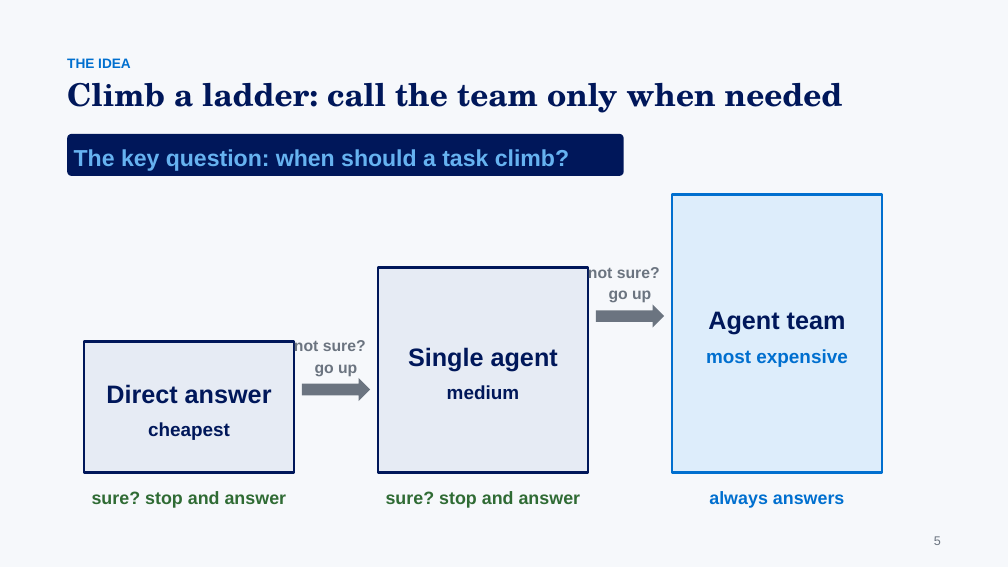
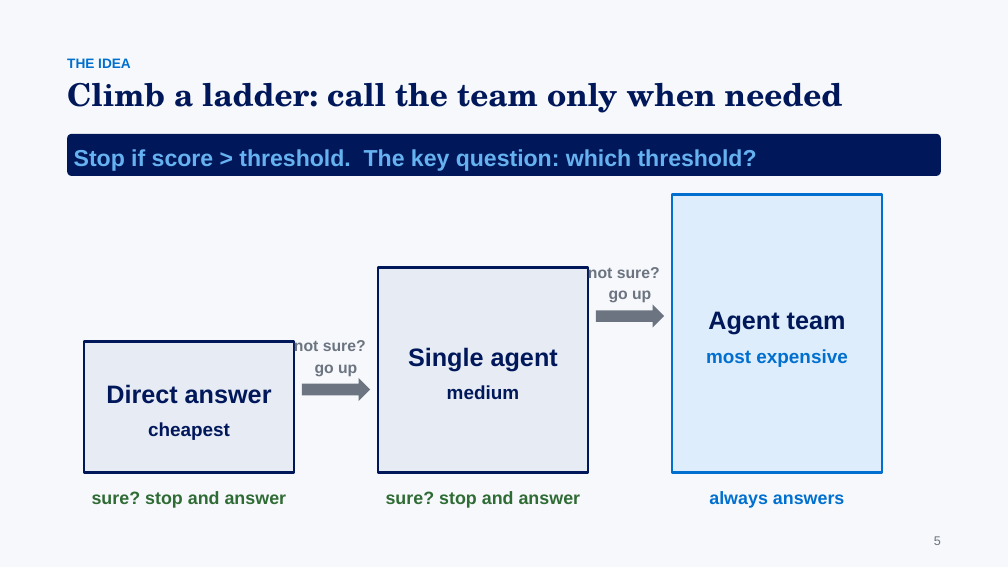
Before and after one commit to gaoj21/tokenbank, a slide deck: slide 5 of slides/CLIMB_talk.pptx. Drawn at 1008x567 pixels with LibreOffice and Linux fonts; fonts in the diff are those of the drawing. Boxes give left, top, right and bottom in pixels: in the first picture for what was removed or moved away, otherwise in the second. Text is boxed around its words. In the diff, an @@ line names an element or a change of style, - is before the commit and + after.

```diff
--- a/slides/CLIMB_talk.pptx
+++ b/slides/CLIMB_talk.pptx
@@ rounded rectangle "Stop if score > threshold. ..." resized from (x1=67, y1=134, x2=624, y2=176) to (x1=67, y1=134, x2=941, y2=176) @@
@@ text in rounded rectangle at (x1=74, y1=149, x2=757, y2=171): text changed @@
-The key question: when should a task climb?
+Stop if score > threshold. The key question: which threshold?
```
Also in this commit, not shown: 22 other slides changed, 4 slides added, 1 slide removed, 7 other files.
